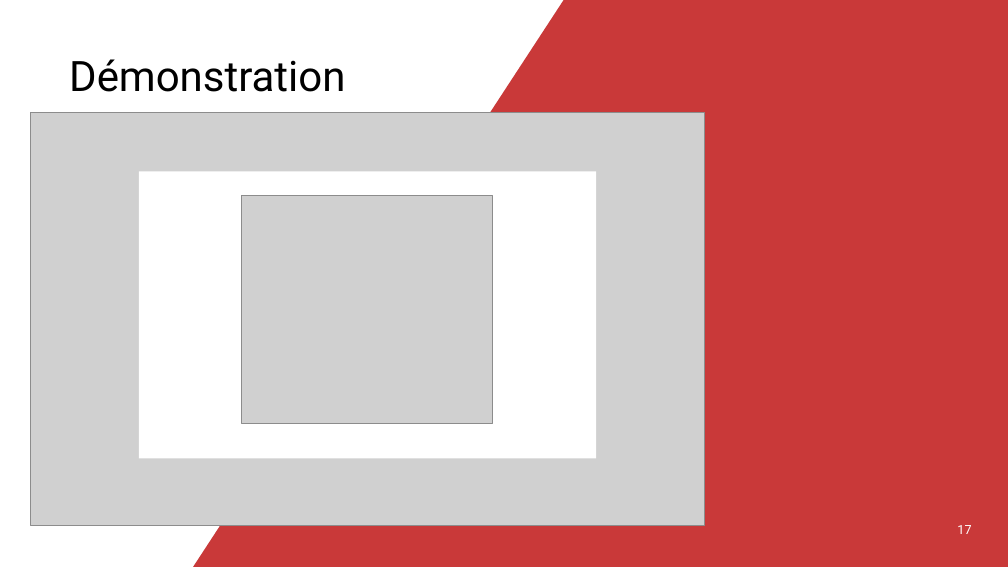
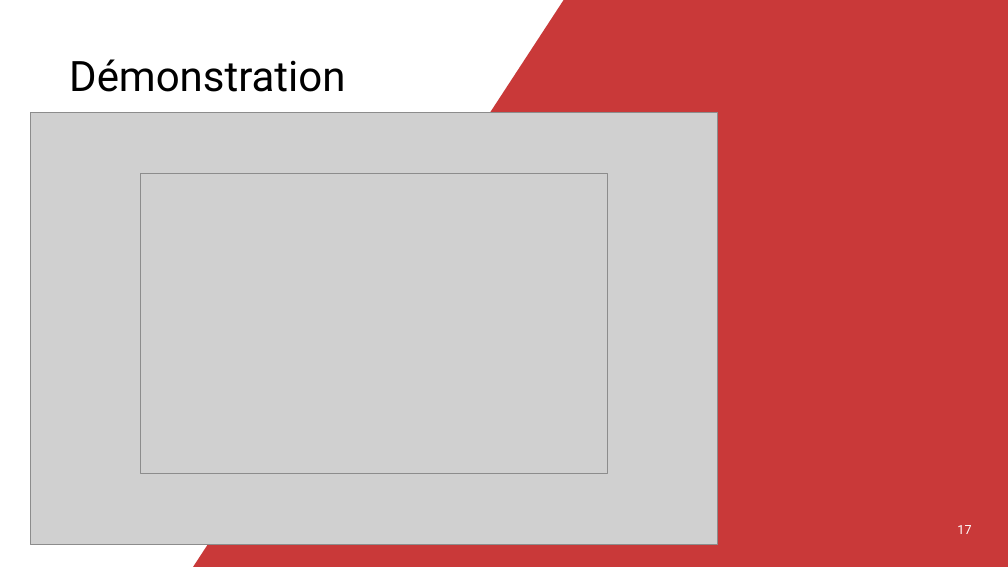
Before and after one commit to Angorance/HEIGVD_Monopoly, a slide deck: slide 17 of Doc/presentation.pptx. Drawn at 1008x567 pixels with LibreOffice and Linux fonts; fonts in the diff are those of the drawing; grey boxes stand for pictures. Boxes give left, top, right and bottom in pixels: in the first picture for what was removed or moved away, otherwise in the second. Text is boxed around its words. In the diff, an @@ line names an element or a change of style, - is before the commit and + after.

```diff
--- a/Doc/presentation.pptx
+++ b/Doc/presentation.pptx
@@ picture: place and size @@
-picture at box(30, 112, 704, 525)
+picture at box(30, 112, 718, 544)
@@ rectangle removed at box(139, 172, 597, 459) @@
@@ picture added at box(141, 173, 608, 473) @@
@@ picture removed at box(242, 196, 493, 423) @@
```
Also in this commit, not shown: 9 other slides changed, 2 slides added, 2 slides removed.
